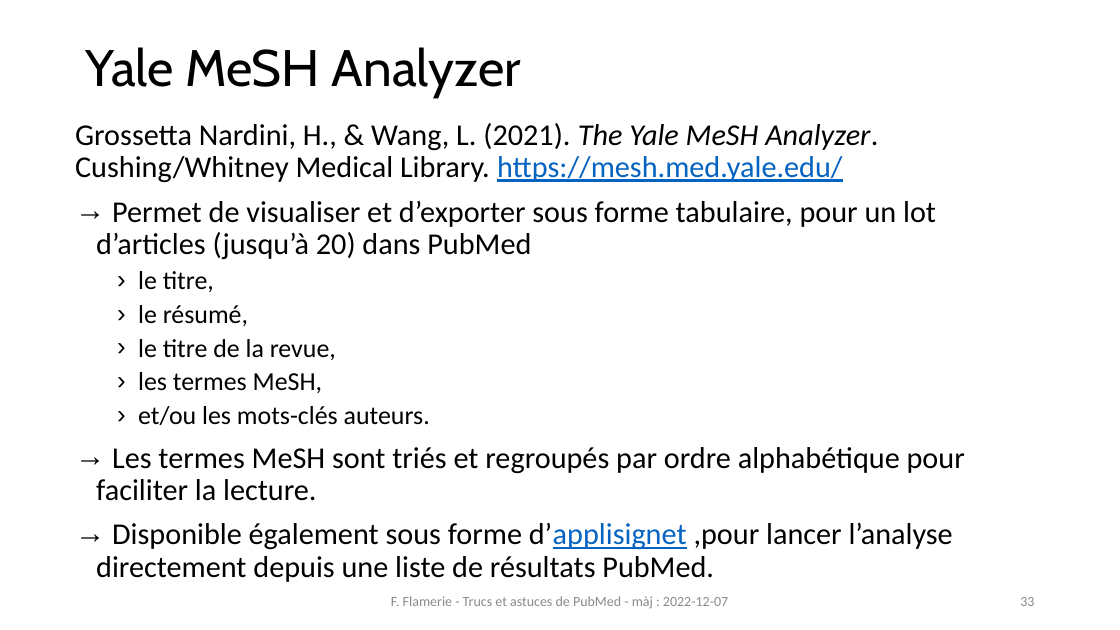
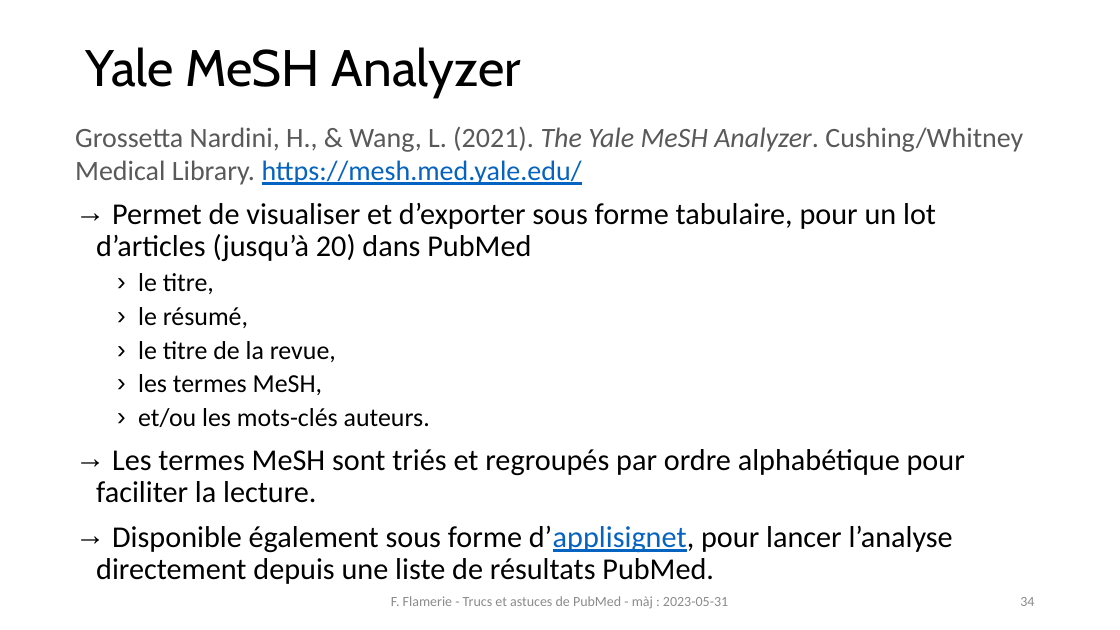
Before and after one commit to fflamerie/formbiblio, a slide deck: slide 34 of docs/module1-2_pubmed.pptx (slide 33 before the commit). Drawn at 1120x630 pixels with LibreOffice and Linux fonts; fonts in the diff are those of the drawing. Boxes give left, top, right and bottom in pixels: in the first picture for what was removed or moved away, otherwise in the second. Text is boxed around its words. In the diff, an @@ line names an element or a change of style, - is before the commit and + after.

```diff
--- a/docs/module1-2_pubmed.pptx
+++ b/docs/module1-2_pubmed.pptx
@@ text at <box>75,127,1023,185</box>: size 25.9 to 24.1 pt, text colour #000000 to #595959 in "Grossetta Nardini, H., & Wang, L. (2021). ..."; line spacing 0.9 to 1 @@
@@ text at <box>96,526,953,584</box>: spaces changed @@
-→ Disponible également sous forme d’applisignet ,pour lancer l’analyse directement depuis une liste de résultats PubMed.
+→ Disponible également sous forme d’applisignet, pour lancer l’analyse directement depuis une liste de résultats PubMed.
@@ text at <box>391,596,728,608</box>: text changed @@
-F. Flamerie - Trucs et astuces de PubMed - màj : 2022-12-07
+F. Flamerie - Trucs et astuces de PubMed - màj : 2023-05-31
@@ page number at <box>1020,597,1034,606</box>: text changed @@
-33
+34
```
Also in this commit, not shown: 34 other slides changed, 3 slides added, 7 other files.
